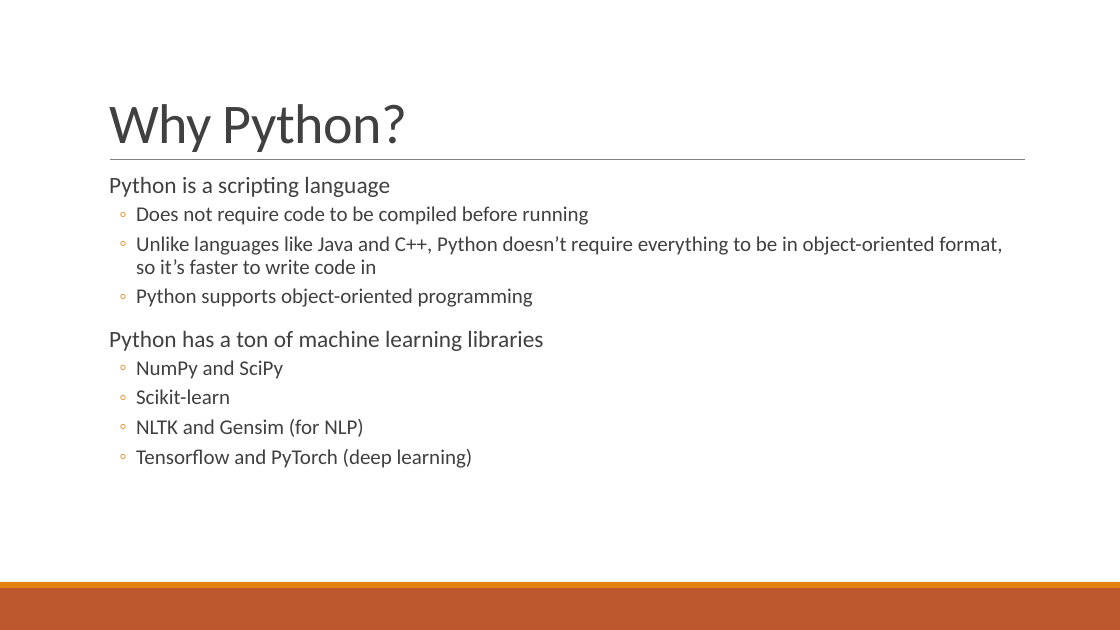
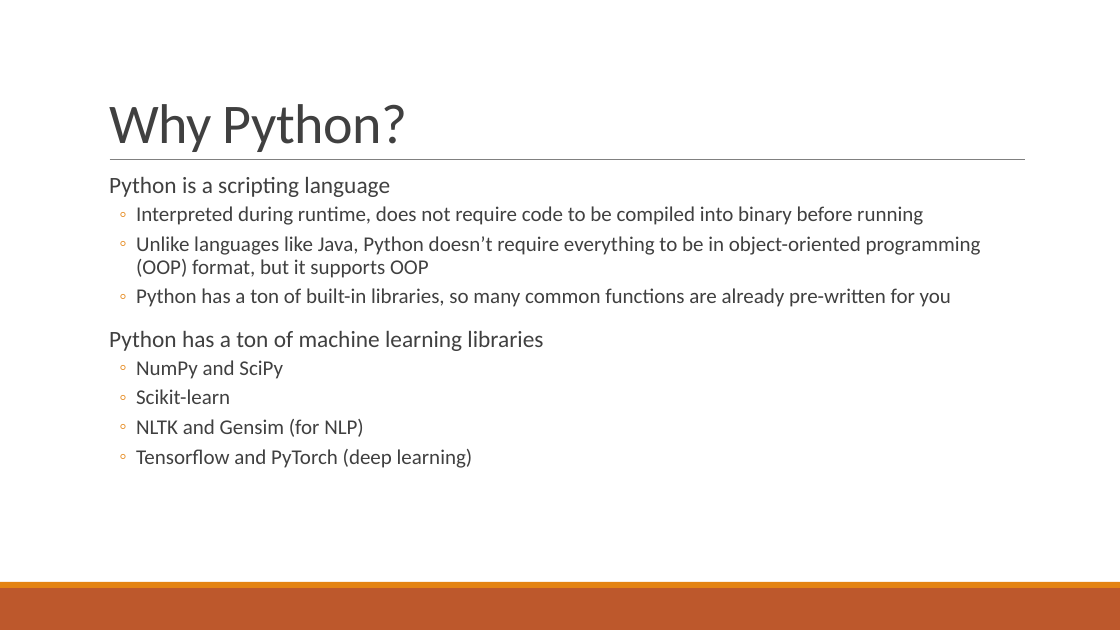
Before and after one commit to iamshang1/Projects, a slide deck: slide 3 of Misc/Python4ML/Python4ML.pptx. Drawn at 1120x630 pixels with LibreOffice and Linux fonts; fonts in the diff are those of the drawing. Boxes give left, top, right and bottom in pixels: in the first picture for what was removed or moved away, otherwise in the second. Text is boxed around its words. In the diff, an @@ line names an element or a change of style, - is before the commit and + after.

Commit message:
slide updates

```diff
--- a/Misc/Python4ML/Python4ML.pptx
+++ b/Misc/Python4ML/Python4ML.pptx
@@ text at [136,206,981,307]: text changed @@
-  ◦ Does not require code to be compiled before running
-  ◦ Unlike languages like Java and C++, Python doesn’t require everything to be in object-oriented format, so it’s faster to write code in
-  ◦ Python supports object-oriented programming
+  ◦ Interpreted during runtime, does not require code to be compiled into binary before running
+  ◦ Unlike languages like Java, Python doesn’t require everything to be in object-oriented programming (OOP) format, but it supports OOP
+  ◦ Python has a ton of built-in libraries, so many common functions are already pre-written for you
```
Also in this commit, not shown: 4 other slides changed.
